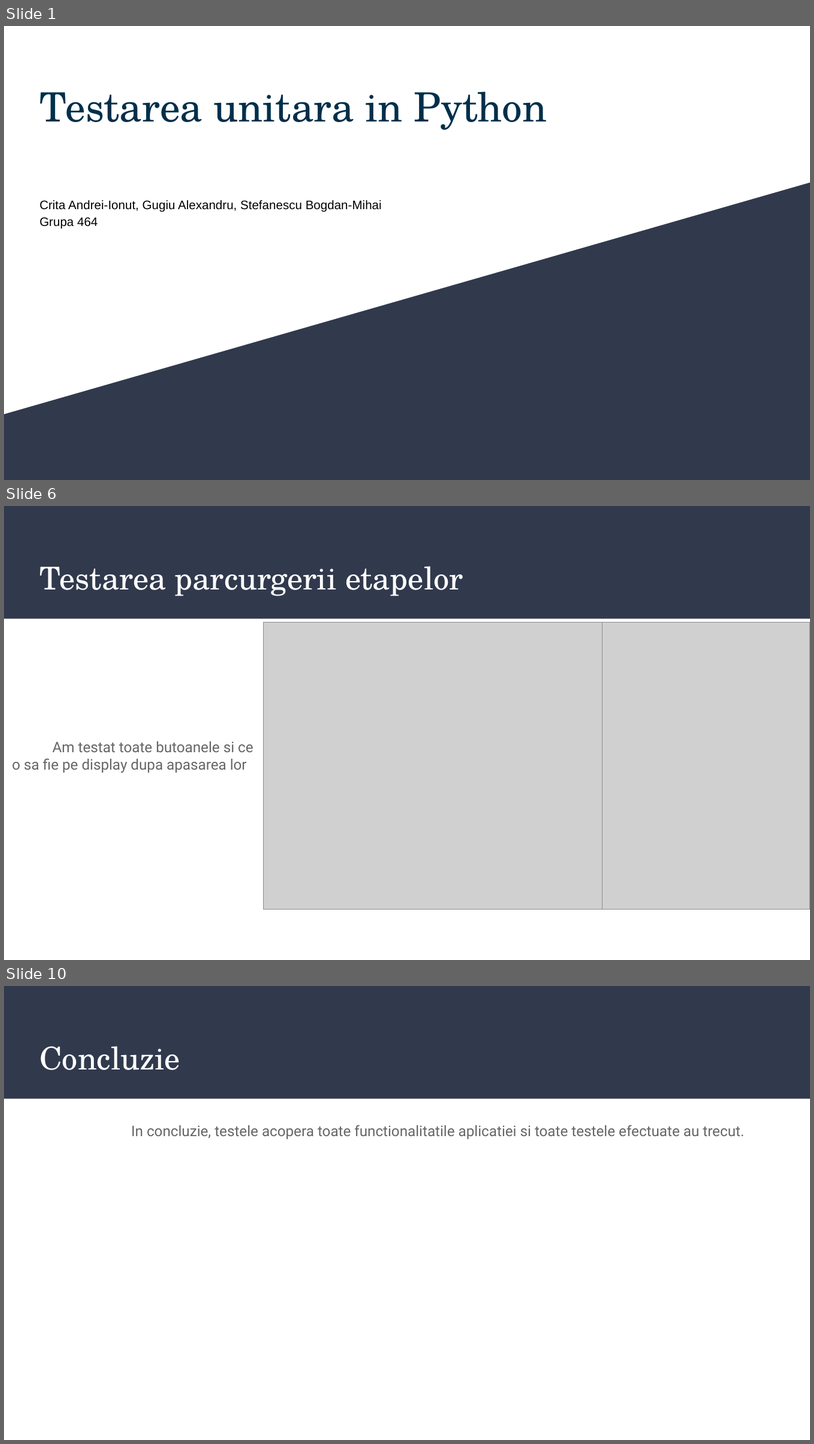
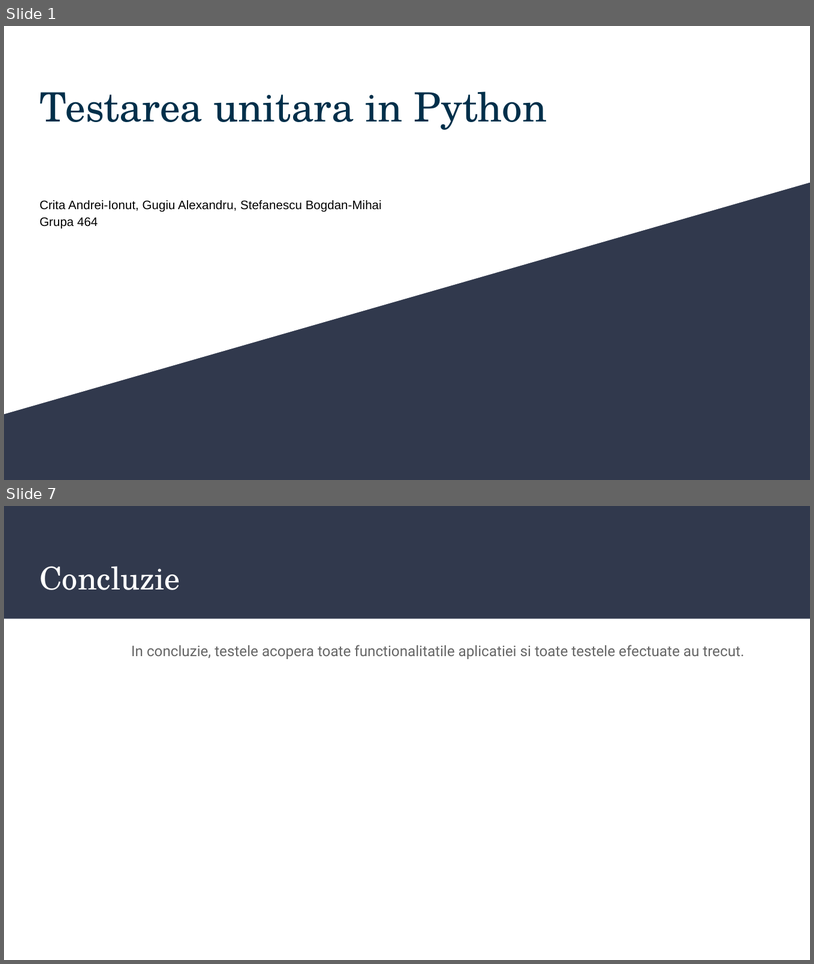
Before and after one commit to Bogdanstef20/ProiectTSS, a slide deck: Prezentare_TSS.pptx. Shown one above the other, each under a label of ours: slides 1, 6 and 10 before the commit, slides 1 and 7 after it; the slides between them are not shown. The pictures are 814x1444 and 814x964 pixels, drawn with LibreOffice and Linux fonts; fonts in the diff are those of the drawing; grey boxes stand for pictures. Boxes give left, top, right and bottom in pixels: in the first picture for what was removed or moved away, otherwise in the second. Text is boxed around its words. In the diff, an @@ line names an element or a change of style, - is before the commit and + after.

```diff
--- a/Prezentare_TSS.pptx
+++ b/Prezentare_TSS.pptx
@@ slide 6 removed at (x1=4, y1=506, x2=810, y2=960), background #FFFFFF; not listed: 1 template element that a slide beside it also shows @@
@@ title removed at (x1=39, y1=566, x2=463, y2=596) @@
-Testarea parcurgerii etapelor
@@ picture removed at (x1=264, y1=622, x2=603, y2=909) @@
@@ picture removed at (x1=602, y1=622, x2=810, y2=909) @@
@@ text removed at (x1=12, y1=741, x2=254, y2=772) @@
-Am testat toate butoanele si ce o sa fie pe display dupa apasarea lor
@@ what was slide 10 is now slide 7 @@
```
Also in this commit, not shown: 1 slide changed, 4 slides added, 6 other slides removed.
